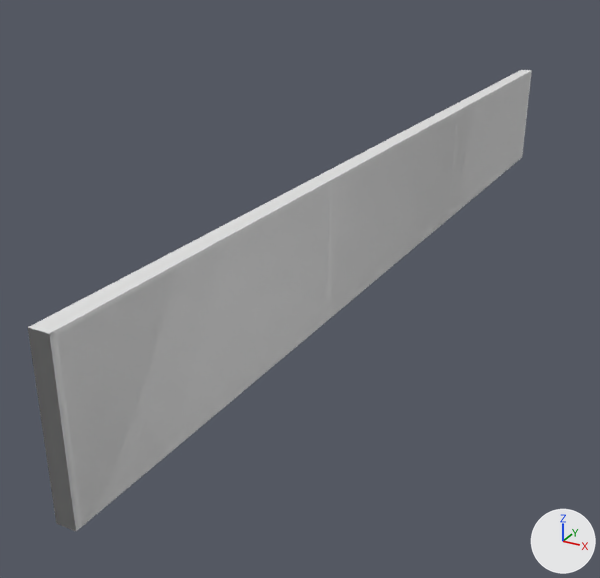
The Blender file Game/Content/Level_2/Prop/Fence_3/Fence_3.blend: old version first, new version second.
One viewpoint serves both versions: a 50 mm camera at (4.91, -19.35, 5.03) aimed at (-0.93, -8.73, -0.28). Lighting does not change. The marker at lower right points along +X, +Y and +Z. The older version comes first.

In view in the first picture: 'CB_Fence_1', 'Fence'.
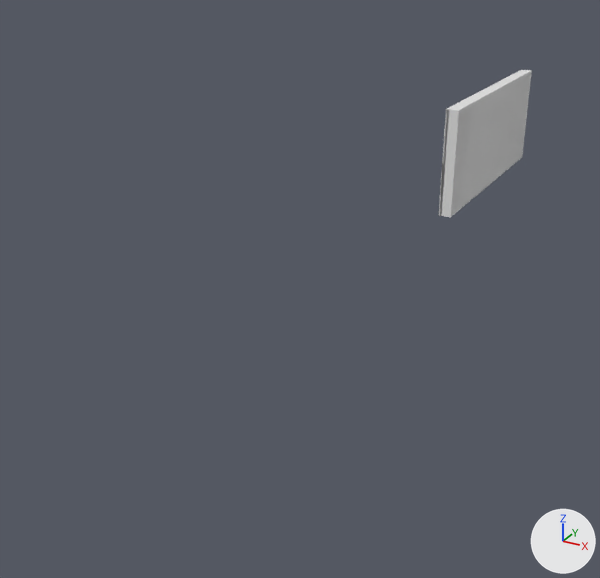
Pixel boxes [x1, y1, x2, y2] of what changed, in the pictures (600 x 578 px):
'Fence', reshaped (82% narrower, 69% shorter)
    before: [28, 71, 532, 531]
    after: [439, 73, 531, 216]
'CB_Fence_1', rescaled (81% narrower, 68% shorter)
    before: [28, 70, 532, 531]
    after: [439, 70, 532, 217]

Edits to the bpy script that builds the scene:
```text
Change me_cube_004:
    used by ob_fence; location = (0.0, 0.0, 0.0)
    remove me_cube_004.from_pydata(...)  # 47 vertices, 32 faces; spans x 0.0..0.2, y -15.1..0.0, z 0.0..2.0
    add me_cube_004.from_pydata(...)  # 12 vertices, 8 faces; spans x 0.0..0.2, y -5.0..0.0, z 0.0..2.0
    me_cube_004 part 1
    37 vertices are removed from x 0.0..0.2, y -15.1..-0.1, z 0.0..2.0
    31 faces are deleted
    2 vertices are added at (0.0, 0.0, 0.0), (0.0, 0.0, 2.0)
    7 new faces join them
Change me_cb_fence_1:
    used by ob_cb_fence_1; location = (0.0, 0.0, 0.0)
    remove me_cb_fence_1.from_pydata(...)  # 8 vertices, 6 faces; spans x 0.0..0.2, y -15.1..0.0, z 0.0..2.0
    add me_cb_fence_1.from_pydata(...)  # 8 vertices, 6 faces; spans x 0.0..0.2, y -5.0..0.0, z 0.0..2.0
    me_cb_fence_1 part 2: the whole mesh is scaled about the mesh origin by (1, 0.333, 1)
```
